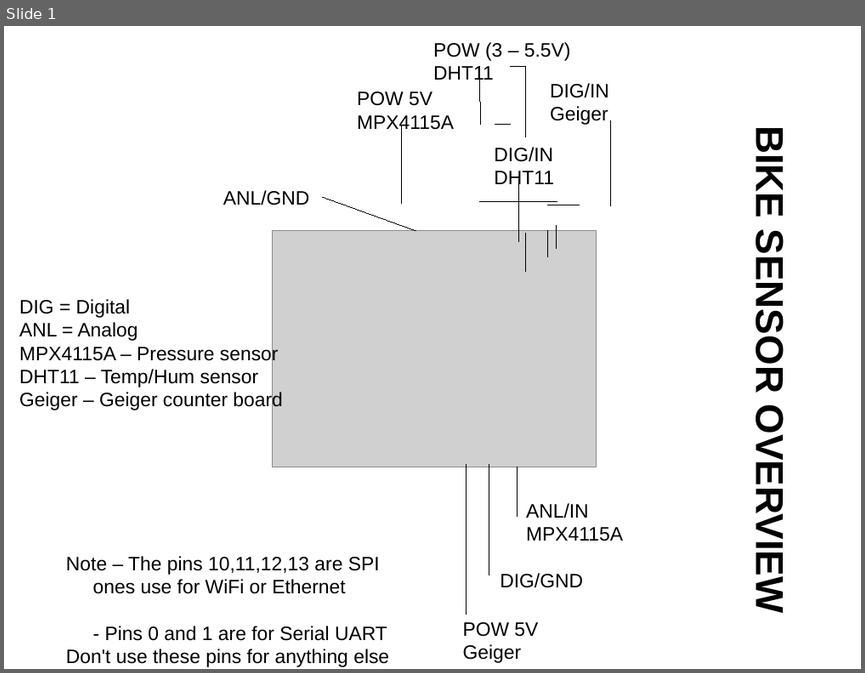
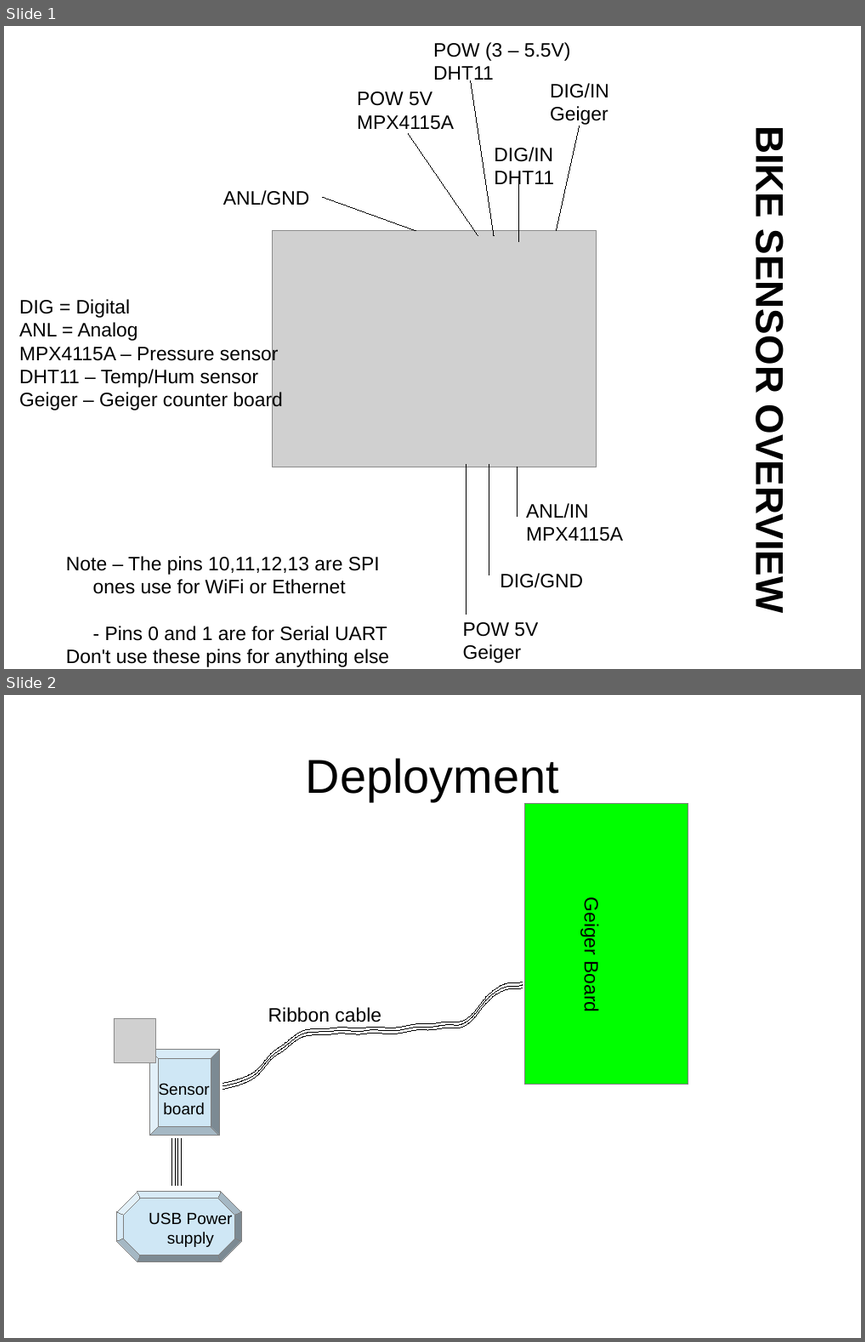
Before and after one commit to sajinh/bike_sensors, a slide deck: bike_sensor_overview.odp. Shown one above the other, each under a label of ours: slide 1 before the commit, slides 1 and 2 after it. The pictures are 865x673 and 865x1342 pixels, drawn with LibreOffice and Linux fonts; fonts in the diff are those of the drawing; grey boxes stand for pictures. Boxes give left, top, right and bottom in pixels: in the first picture for what was removed or moved away, otherwise in the second. Text is boxed around its words. In the diff, an @@ line names an element or a change of style, - is before the commit and + after.

```diff
--- a/bike_sensor_overview.odp
+++ b/bike_sensor_overview.odp
@@ slide 2 added at [4, 695, 861, 1338], background #FFFFFF @@
@@ title added at [306, 758, 559, 801], 44 pt, text #000000 @@
+Deployment
@@ rectangle added at [525, 804, 688, 1083], fill #00FF00, outline #808080 0 pt @@
@@ text added at [580, 902, 602, 1011], 18 pt, text #000000 @@
+Geiger Board
@@ freeform shape added at [223, 982, 522, 1083], outline #000000 0 pt @@
@@ freeform shape added at [223, 985, 522, 1086], outline #000000 0 pt @@
@@ freeform shape added at [223, 988, 522, 1089], outline #000000 0 pt @@
@@ picture added at [114, 1019, 155, 1063] @@
@@ text added at [268, 1007, 381, 1022], 18 pt, text #000000 @@
+Ribbon cable
@@ bevel added at [149, 1049, 219, 1135], fill #CFE7F5, outline #808080 0 pt @@
@@ text added at [159, 1083, 210, 1114], 15 pt, text #000000 @@
+Sensor
+board
@@ line added from (172, 1185) to (172, 1138), #000000 0 pt @@
@@ line added from (175, 1185) to (175, 1138), #000000 0 pt @@
@@ line added from (178, 1185) to (178, 1138), #000000 0 pt @@
@@ line added from (182, 1185) to (182, 1138), #000000 0 pt @@
@@ freeform shape added at [117, 1191, 241, 1262], fill #CFE7F5, outline #808080 0 pt @@
@@ text added at [148, 1212, 233, 1247], 15 pt, text #000000 @@
+USB Power
+supply
@@ slide 1 changed as well @@
@@ freeform shape removed at [480, 67, 526, 271] @@
@@ line added from (494, 236) to (471, 80), #000000 0 pt @@
@@ freeform shape removed at [402, 125, 557, 249] @@
@@ freeform shape removed at [548, 121, 610, 257] @@
@@ line added from (579, 125) to (556, 231), #000000 0 pt @@
@@ line added from (478, 236) to (409, 133), #000000 0 pt @@
```
Also in this commit, not shown: 1 other file.
